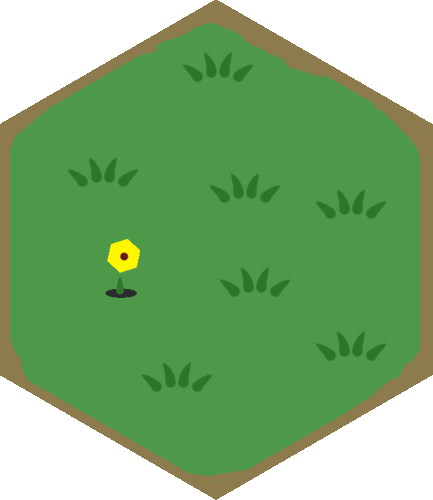
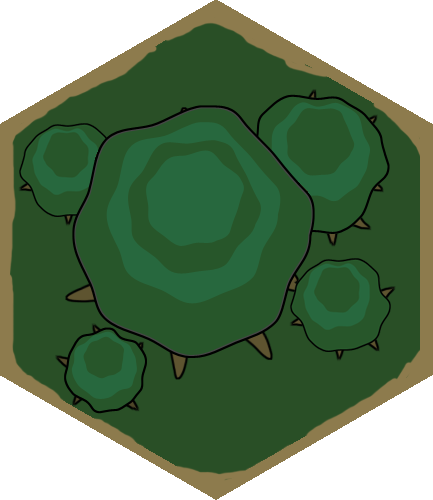
Layered file, before and after one edit (433px x 500px). Changes by layer:
renamed "2" to "grass3", hid it, moved it above "grass2", painted on it over [49, 52, 388, 393]
added layer "Layer 14" above "Layer 15" over [64, 327, 147, 414]
added layer "Layer 15" above "Layer 11 copy" over [54, 323, 145, 412]
added layer "Layer 11 copy" above "Layer 13" over [290, 258, 391, 352]
added layer "Layer 13" above "Layer 10" over [289, 286, 396, 362]
added layer "Layer 10" above "Layer 11 copy 2" over [65, 105, 315, 380]
added layer "Layer 11 copy 2" above "Layer 13 copy" over [19, 123, 120, 217]
added layer "Layer 13 copy" above "Layer 11" over [18, 151, 125, 227]
added layer "Layer 11" above "Layer 12" over [240, 94, 390, 234]
added layer "Layer 12" above "border2" over [82, 88, 384, 295]
renamed "Layer 7" to "border1", painted on it over [10, 22, 420, 483]
added layer "Layer 6 copy 2" above "Layer 6 copy" over [10, 22, 420, 483]
added layer "Layer 6 copy" above "Layer 6" over [10, 22, 420, 483]
painted on "Layer 6" over [10, 22, 420, 483]
